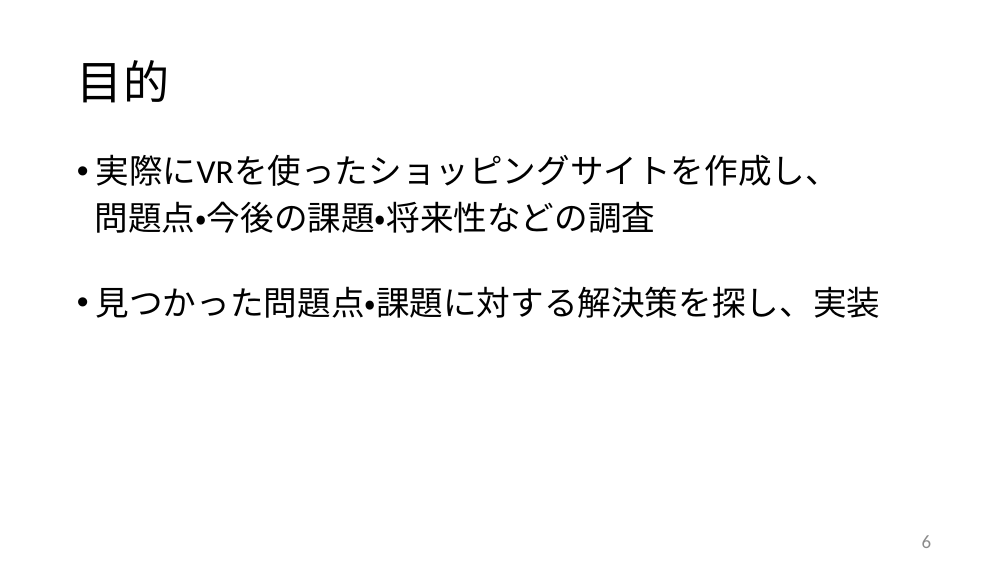
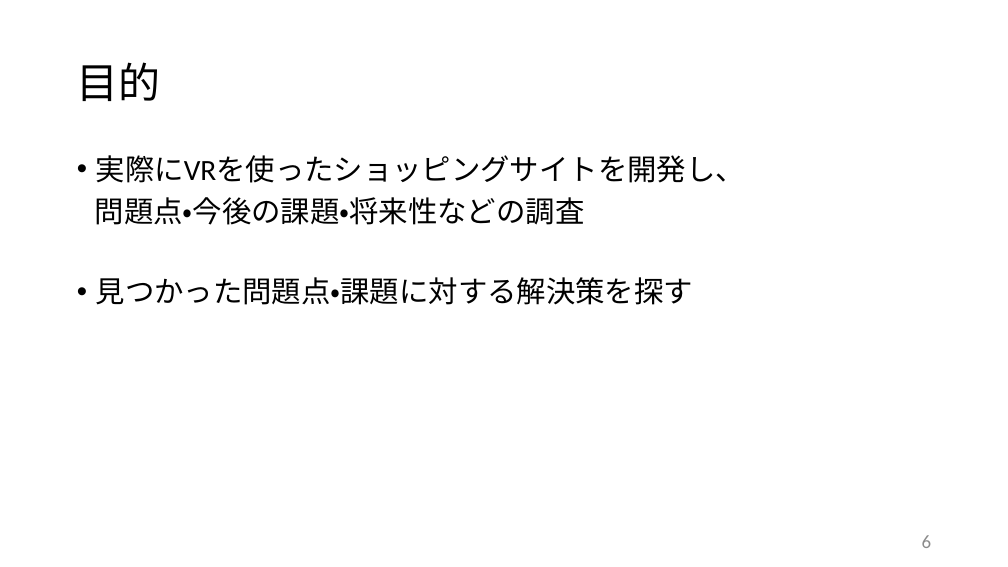
Before and after one commit to yamako0/dissertation, a slide deck: slide 6 of スライド/20170720_中間発表.pptx. Drawn at 1008x567 pixels with LibreOffice and Linux fonts; fonts in the diff are those of the drawing. Boxes give left, top, right and bottom in pixels: in the first picture for what was removed or moved away, otherwise in the second. Text is boxed around its words. In the diff, an @@ line names an element or a change of style, - is before the commit and + after.

```diff
--- a/スライド/20170720_中間発表.pptx
+++ b/スライド/20170720_中間発表.pptx
@@ title "目的" at (x1=77, y1=62, x2=161, y2=101): size 44 to 40 pt @@
@@ text at (x1=96, y1=155, x2=745, y2=183): text changed; size 32 to 28 pt @@
-• 実際にVRを使ったショッピングサイトを作成し、
+• 実際にVRを使ったショッピングサイトを開発し、
@@ text at (x1=95, y1=197, x2=585, y2=225): size 32 to 28 pt in "問題点・今後の課題・将来性などの調査" @@
@@ text at (x1=96, y1=277, x2=693, y2=305): text changed; size 32 to 28 pt @@
-• 見つかった問題点・課題に対する解決策を探し、実装
+• 見つかった問題点・課題に対する解決策を探す
```
Also in this commit, not shown: 4 other slides changed, 2 slides added, 1 slide removed.
